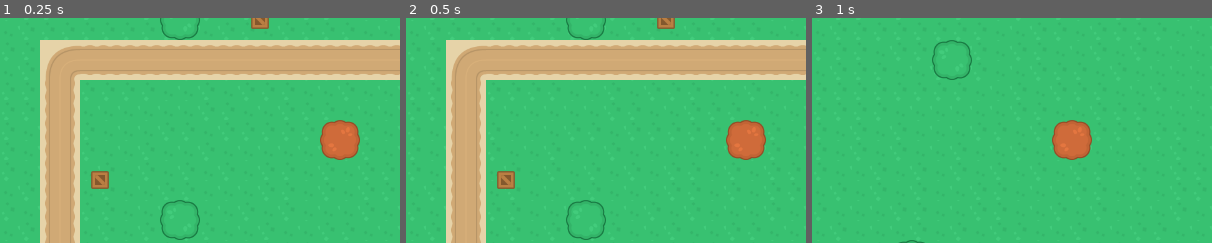
Above: before the commit, frames 1-3 (left to right).
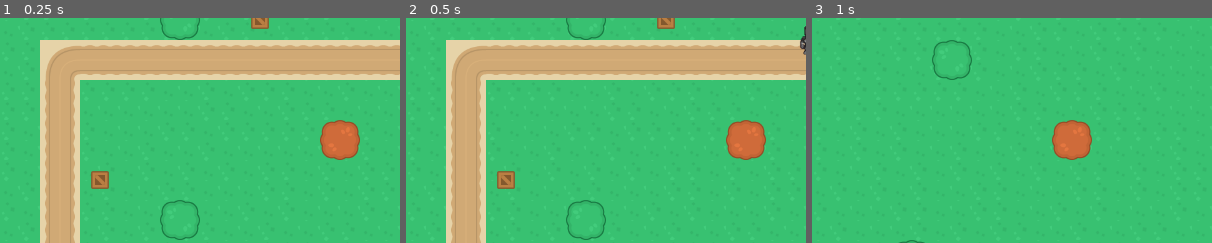
Above: after the commit, the same moments.

Repository: ld-51-game-jam/LD51-TD
Game: Godot game, scene res://src/start_menu/StartScene.tscn
Same seed, same stepped clock (60 frames per second), same inputs: the game is played once before the commit and once after it.
Inputs:
- Up to frame 1 (0.25 s): no input
- Up to frame 2 (0.5 s): no input
- Up to frame 3 (1 s): click "Start" at 0.5 s
The pictures show only the part of the screen within x 50-100%, y 4-54%; the shares and areas given below are measured in that part.

Frame 1 is identical in both runs. In frame 2, 0.1% of the frame differs, in the area x 98-100%, y 3-17%; in frame 3, nothing differs.

Commit message:
Basic Enemy 2D movements

Diff:
--- a/src/enemies/Enemy.gd
+++ b/src/enemies/Enemy.gd
@@ -30,6 +30,10 @@
 			$AnimatedSprite.animation = "dead"
 
 
+func set_flip_v(val: bool) -> void:
+	$AnimatedSprite.set_flip_v(val)
+
+
 # detect a bullet hitting enemy player
 # bullet_hit(node: Bullet) -> void:
 func bullet_hit(node) -> void:
--- a/src/enemies/Enemy.tscn
+++ b/src/enemies/Enemy.tscn
@@ -325,7 +325,7 @@
 position = Vector2( 40, 39 )
 frames = SubResource( 9 )
 animation = "death"
-frame = 1
+frame = 8
 playing = true
 
 [node name="CollisionShape2D" type="CollisionShape2D" parent="."]
--- a/src/start_menu/PathFollow2D.gd
+++ b/src/start_menu/PathFollow2D.gd
@@ -1,7 +1,14 @@
 extends PathFollow2D
 
-func _start() -> void:
-	var enemy = get_tree().get_root().get_node(".").EnemyScene.instance()
+export var _speed = 100
 
-	add_child(enemy)
-	print(enemy)
+func _ready():
+	var enemy_instance = get_tree().get_root().get_node("StartScene").EnemyScene.instance()
+	#enemy_instance.scale = Vector2(2, 5)
+	#enemy_instance.position = position
+	#enemy_instance.offset = get_offset()
+	enemy_instance.set_flip_v(true)
+	add_child(enemy_instance)
+
+func _physics_process(delta: float) -> void:
+	offset = get_offset() + _speed * delta
--- a/src/start_menu/StartScene.tscn
+++ b/src/start_menu/StartScene.tscn
@@ -8,7 +8,8 @@
 [ext_resource path="res://assets/base/terrainTiles_default.png" type="Texture" id=6]
 [ext_resource path="res://assets/props/crateWood.png" type="Texture" id=7]
 [ext_resource path="res://assets/props/crateMetal.png" type="Texture" id=8]
-[ext_resource path="res://src/start_menu/PathFollow2D.gd" type="Script" id=9]
+[ext_resource path="res://src/enemies/Enemy.tscn" type="PackedScene" id=9]
+[ext_resource path="res://src/start_menu/PathFollow2D.gd" type="Script" id=10]
 
 [sub_resource type="TileSet" id=1]
 0/name = "terrainTiles_default.png 0"
@@ -165,6 +166,7 @@
 
 [node name="StartScene" type="Node2D"]
 script = ExtResource( 1 )
+EnemyScene = ExtResource( 9 )
 
 [node name="GroundLayer" type="TileMap" parent="."]
 tile_set = SubResource( 1 )
Not shown: 2 places in src/start_menu/StartScene.tscn that only renumber resources
